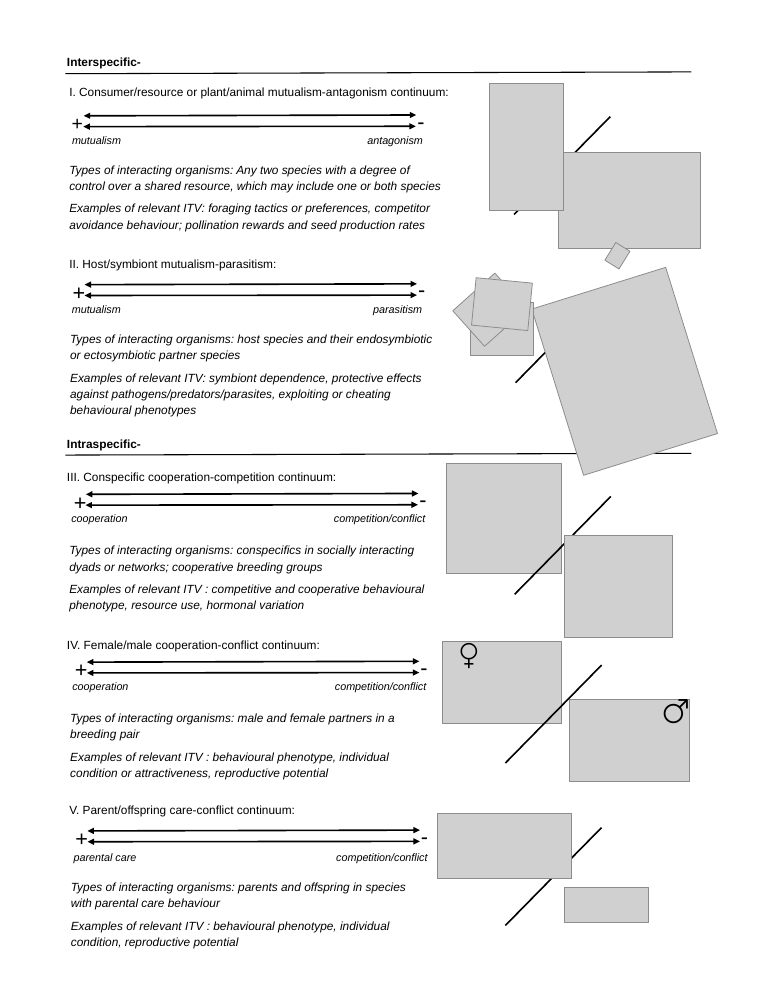
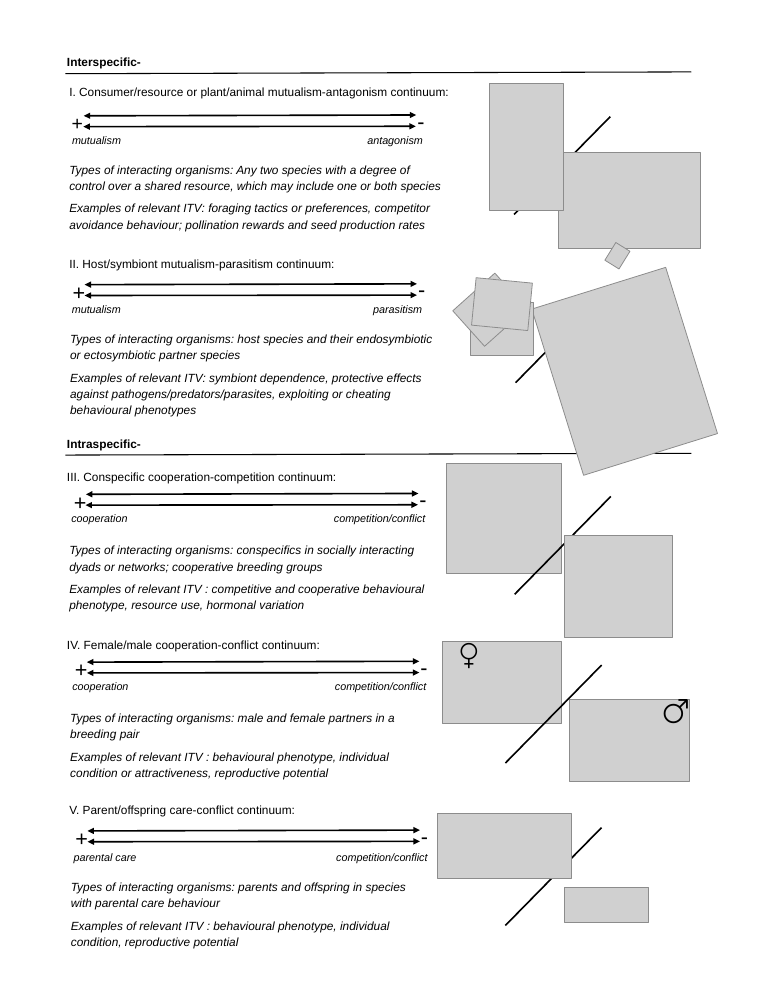
Before and after one commit to NPMoran/synthesis-review_mutualistism-antagonism, a slide deck: slide 1 of Visualisations/Fig_Continua.pptx. Drawn at 776x1008 pixels with LibreOffice and Linux fonts; fonts in the diff are those of the drawing; grey boxes stand for pictures; background and template pictures are left out. Boxes give left, top, right and bottom in pixels: in the first picture for what was removed or moved away, otherwise in the second. Text is boxed around its words. In the diff, an @@ line names an element or a change of style, - is before the commit and + after.

```diff
--- a/Visualisations/Fig_Continua.pptx
+++ b/Visualisations/Fig_Continua.pptx
@@ text at [69,259,334,271]: text changed @@
-II. Host/symbiont mutualism-parasitism:
+II. Host/symbiont mutualism-parasitism continuum:
```
Also in this commit, not shown: 1 other file.
